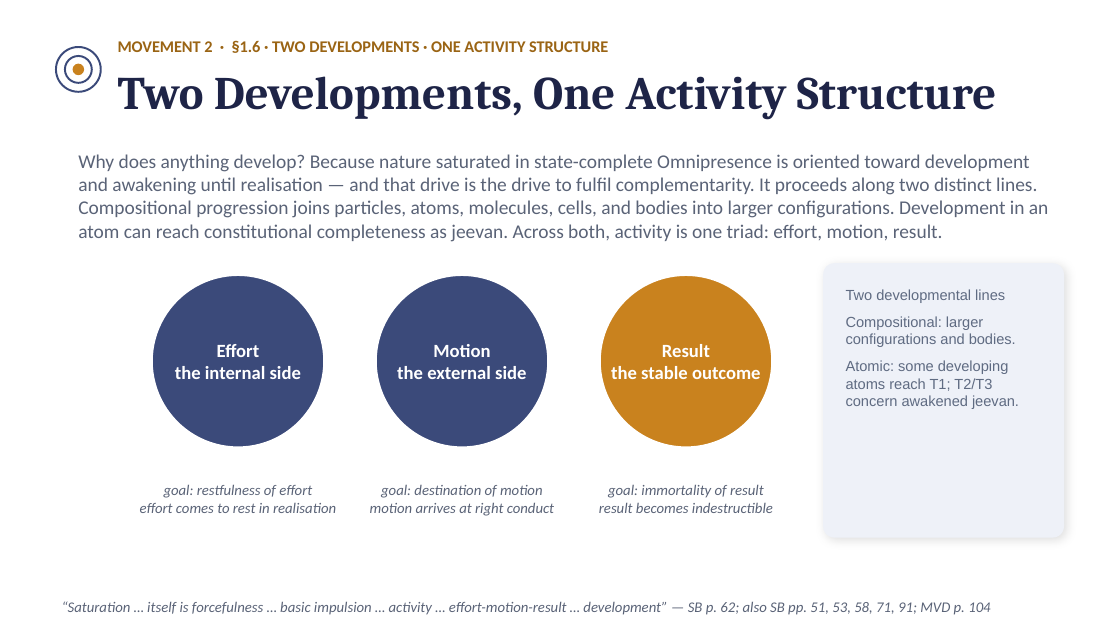
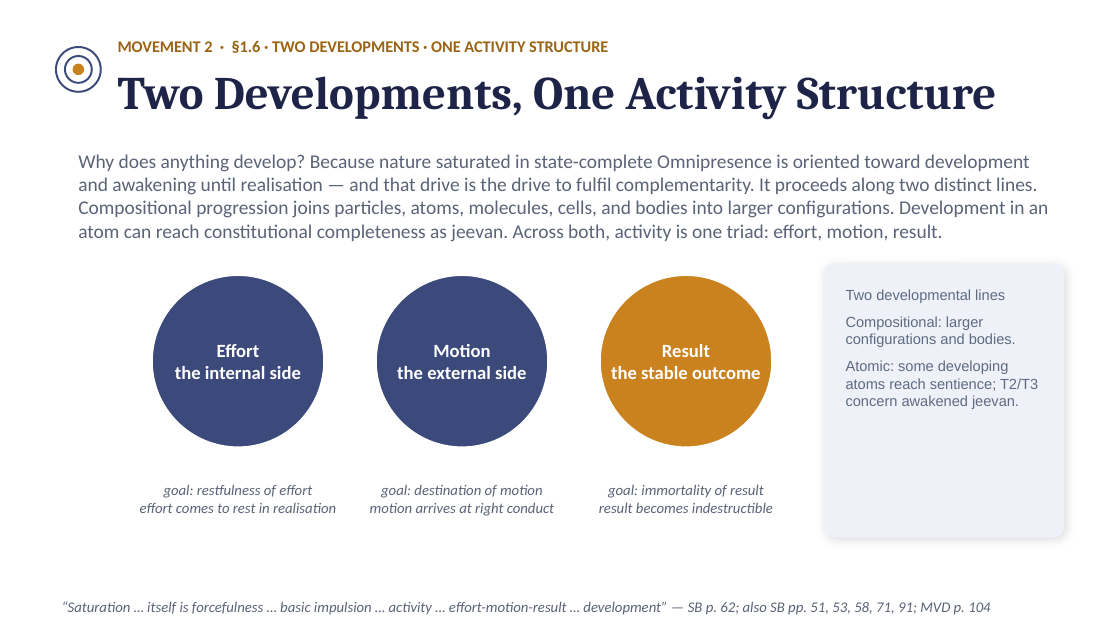
Before and after one commit to raghavamohan/AnalyticMadhyasthDarshan, a slide deck: slide 12 of Studies/The-Ontology-of-Coexistence/The-Ontology-of-Existence-Madhyasth-Darshan.pptx. Drawn at 1120x630 pixels with LibreOffice and Linux fonts; fonts in the diff are those of the drawing. Boxes give left, top, right and bottom in pixels: in the first picture for what was removed or moved away, otherwise in the second. Text is boxed around its words. In the diff, an @@ line names an element or a change of style, - is before the commit and + after.

```diff
--- a/Studies/The-Ontology-of-Coexistence/The-Ontology-of-Existence-Madhyasth-Darshan.pptx
+++ b/Studies/The-Ontology-of-Coexistence/The-Ontology-of-Existence-Madhyasth-Darshan.pptx
@@ text at (x1=846, y1=360, x2=1038, y2=409): text changed @@
-Atomic: some developing atoms reach T1; T2/T3 concern awakened jeevan.
+Atomic: some developing atoms reach sentience; T2/T3 concern awakened jeevan.
```
Also in this commit, not shown: 4 other slides changed, 3 other files.
